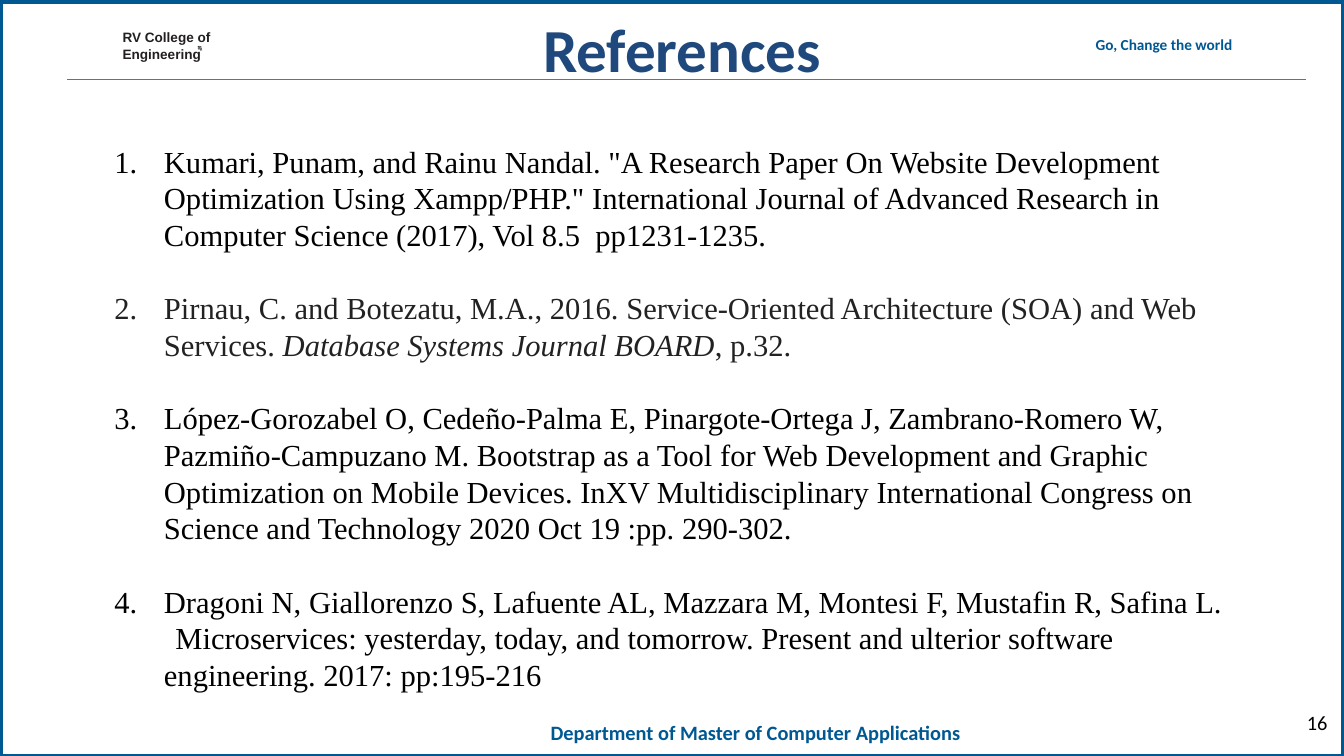
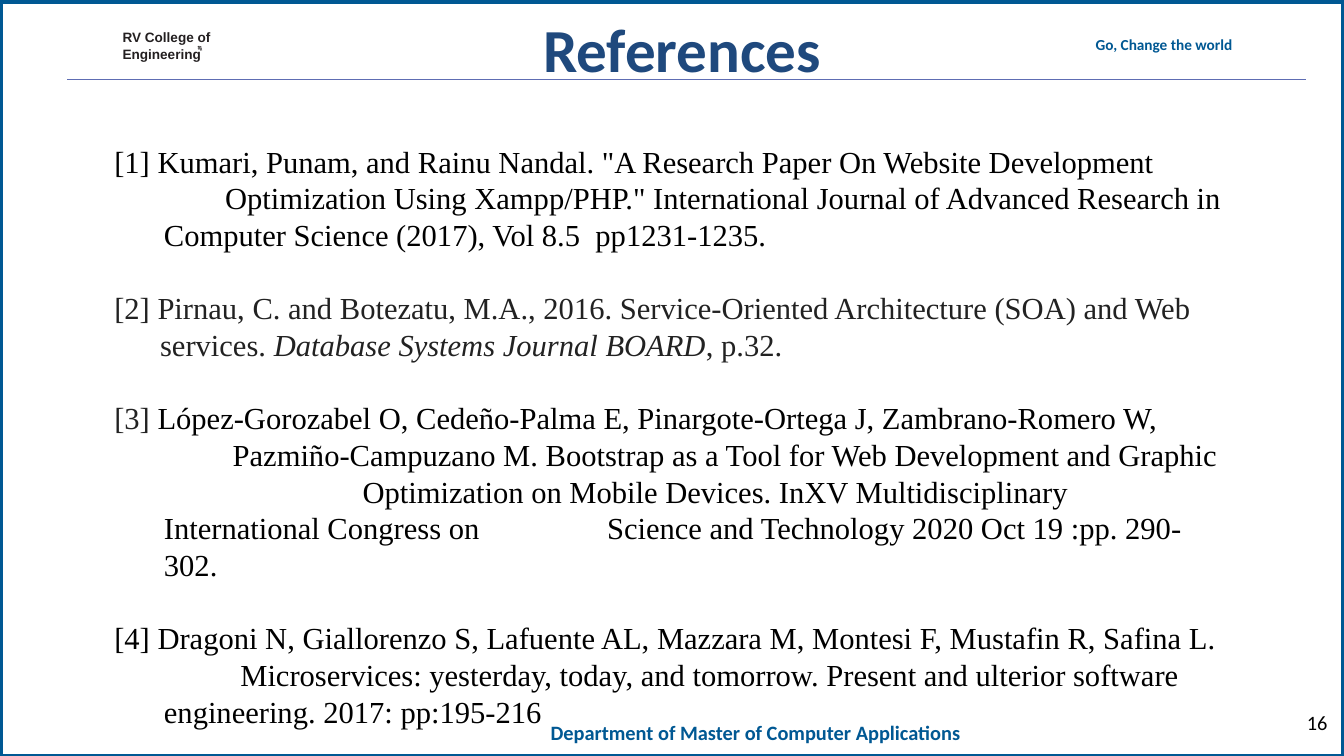
Before and after one commit to mohanrockz/Minor-Project, a slide deck: slide 16 of 20mca36-Minor Project_Phase 2_template11.ppt. Drawn at 1344x756 pixels with LibreOffice and Linux fonts; fonts in the diff are those of the drawing; background and template pictures are left out. Boxes give left, top, right and bottom in pixels: in the first picture for what was removed or moved away, otherwise in the second. Text is boxed around its words. In the diff, an @@ line names an element or a change of style, - is before the commit and + after.

```diff
--- a/20mca36-Minor Project_Phase 2_template11.ppt
+++ b/20mca36-Minor Project_Phase 2_template11.ppt
@@ text at bbox=[114, 151, 1221, 729]: text changed @@
-1. Kumari, Punam, and Rainu Nandal. "A Research Paper On Website Development Optimization Using Xampp/PHP." International Journal of Advanced Research in Computer Science (2017), Vol 8.5 pp1231-1235.
-2. Pirnau, C. and Botezatu, M.A., 2016. Service-Oriented Architecture (SOA) and Web Services. Database Systems Journal BOARD, p.32.
-3. López-Gorozabel O, Cedeño-Palma E, Pinargote-Ortega J, Zambrano-Romero W, Pazmiño-Campuzano M. Bootstrap as a Tool for Web Development and Graphic Optimization on Mobile Devices. InXV Multidisciplinary International Congress on Science and Technology 2020 Oct 19 :pp. 290-302.
-4. Dragoni N, Giallorenzo S, Lafuente AL, Mazzara M, Montesi F, Mustafin R, Safina L. Microservices: yesterday, today, and tomorrow. Present and ulterior software engineering. 2017: pp:195-216
+[1] Kumari, Punam, and Rainu Nandal. "A Research Paper On Website Development Optimization Using Xampp/PHP." International Journal of Advanced Research in Computer Science (2017), Vol 8.5 pp1231-1235.
+[2] Pirnau, C. and Botezatu, M.A., 2016. Service-Oriented Architecture (SOA) and Web
+services. Database Systems Journal BOARD, p.32.
+[3] López-Gorozabel O, Cedeño-Palma E, Pinargote-Ortega J, Zambrano-Romero W, Pazmiño-Campuzano M. Bootstrap as a Tool for Web Development and Graphic Optimization on Mobile Devices. InXV Multidisciplinary International Congress on Science and Technology 2020 Oct 19 :pp. 290-302.
+[4] Dragoni N, Giallorenzo S, Lafuente AL, Mazzara M, Montesi F, Mustafin R, Safina L. Microservices: yesterday, today, and tomorrow. Present and ulterior software engineering. 2017: pp:195-216
```
Also in this commit, not shown: 3 other slides changed, 1 other file.
